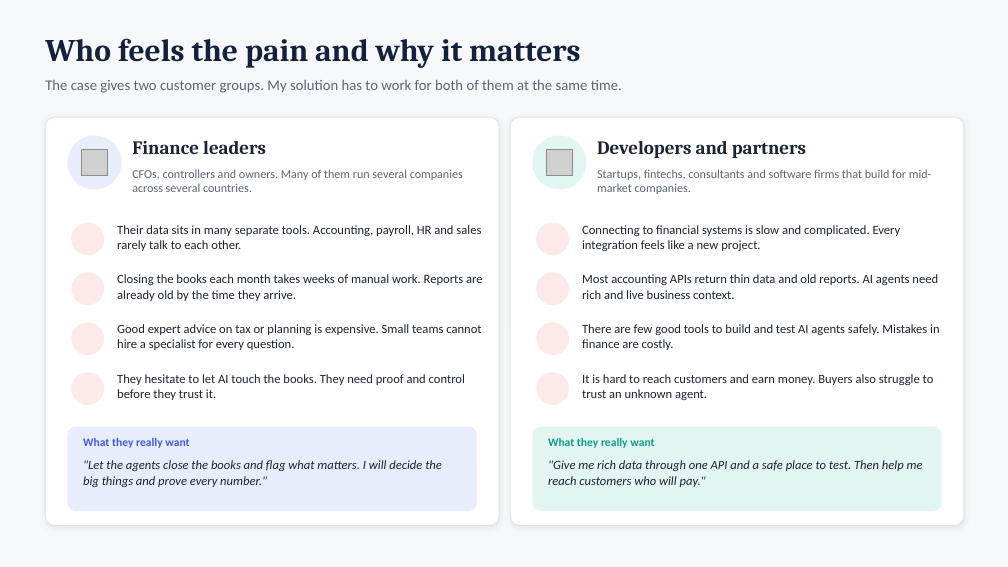
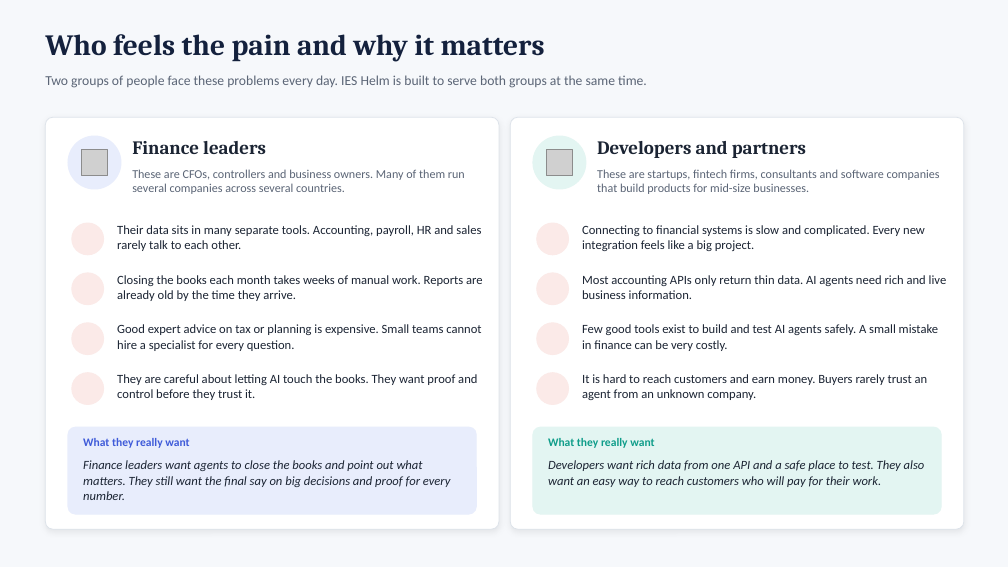
Before and after one commit to ansshhh24/BI-Test-Task-MERN-Stack, a slide deck: slide 2 of ies-prototype/docs/Shubham_Gaur_IES_Helm.pptx. Drawn at 1008x567 pixels with LibreOffice and Linux fonts; fonts in the diff are those of the drawing; grey boxes stand for pictures; background and template pictures are left out. Boxes give left, top, right and bottom in pixels: in the first picture for what was removed or moved away, otherwise in the second. Text is boxed around its words. In the diff, an @@ line names an element or a change of style, - is before the commit and + after.

```diff
--- a/ies-prototype/docs/Shubham_Gaur_IES_Helm.pptx
+++ b/ies-prototype/docs/Shubham_Gaur_IES_Helm.pptx
@@ text "Who feels the pain and ..." at (x1=45, y1=34, x2=545, y2=62): size 30 to 28 pt @@
@@ text at (x1=45, y1=75, x2=647, y2=88): text changed; size 14 to 13 pt @@
-The case gives two customer groups. My solution has to work for both of them at the same time.
+Two groups of people face these problems every day. IES Helm is built to serve both groups at the same time.
@@ text at (x1=132, y1=169, x2=465, y2=194): text changed @@
-CFOs, controllers and owners. Many of them run several companies across several countries.
+These are CFOs, controllers and business owners. Many of them run several companies across several countries.
@@ text at (x1=597, y1=169, x2=940, y2=194): text changed @@
-Startups, fintechs, consultants and software firms that build for mid-market companies.
+These are startups, fintech firms, consultants and software companies that build products for mid-size businesses.
@@ text at (x1=582, y1=225, x2=925, y2=251): text changed @@
-Connecting to financial systems is slow and complicated. Every integration feels like a new project.
+Connecting to financial systems is slow and complicated. Every new integration feels like a big project.
@@ text at (x1=582, y1=275, x2=947, y2=299): text changed @@
-Most accounting APIs return thin data and old reports. AI agents need rich and live business context.
+Most accounting APIs only return thin data. AI agents need rich and live business information.
@@ text at (x1=582, y1=324, x2=938, y2=351): text changed @@
-There are few good tools to build and test AI agents safely. Mistakes in finance are costly.
+Few good tools exist to build and test AI agents safely. A small mistake in finance can be very costly.
@@ text at (x1=117, y1=374, x2=477, y2=400): text changed @@
-They hesitate to let AI touch the books. They need proof and control before they trust it.
+They are careful about letting AI touch the books. They want proof and control before they trust it.
@@ text at (x1=582, y1=374, x2=928, y2=400): text changed @@
-It is hard to reach customers and earn money. Buyers also struggle to trust an unknown agent.
+It is hard to reach customers and earn money. Buyers rarely trust an agent from an unknown company.
@@ rounded rectangle resized from (x1=68, y1=427, x2=476, y2=510) to (x1=68, y1=427, x2=476, y2=514) @@
@@ proportions changed in 4 elements at (x1=45, y1=117, x2=499, y2=529), (x1=510, y1=117, x2=964, y2=529), (x1=68, y1=427, x2=476, y2=514), (x1=533, y1=427, x2=941, y2=514) @@
@@ rounded rectangle resized from (x1=533, y1=427, x2=941, y2=510) to (x1=533, y1=427, x2=941, y2=514) @@
@@ text at (x1=83, y1=460, x2=451, y2=500): text changed @@
-"Let the agents close the books and flag what matters. I will decide the big things and prove every number."
+Finance leaders want agents to close the books and point out what matters. They still want the final say on big decisions and proof for every number.
@@ text at (x1=548, y1=460, x2=925, y2=487): text changed @@
-"Give me rich data through one API and a safe place to test. Then help me reach customers who will pay."
+Developers want rich data from one API and a safe place to test. They also want an easy way to reach customers who will pay for their work.
```
Also in this commit, not shown: 1 other slide changed, 3 slides added, 2 slides removed.
